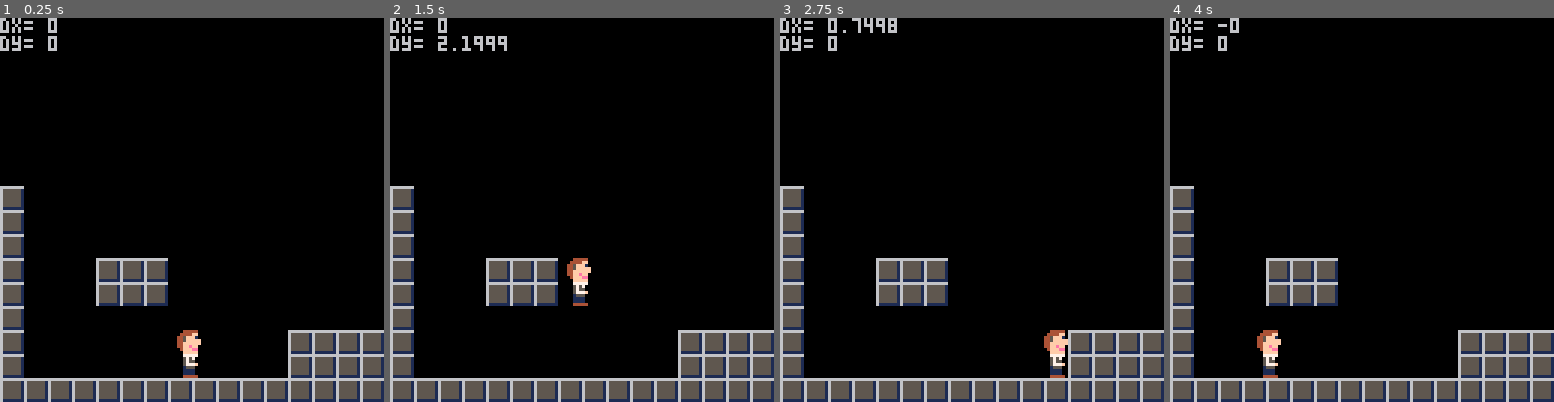
Above: before the commit, frames 1-4 (left to right).
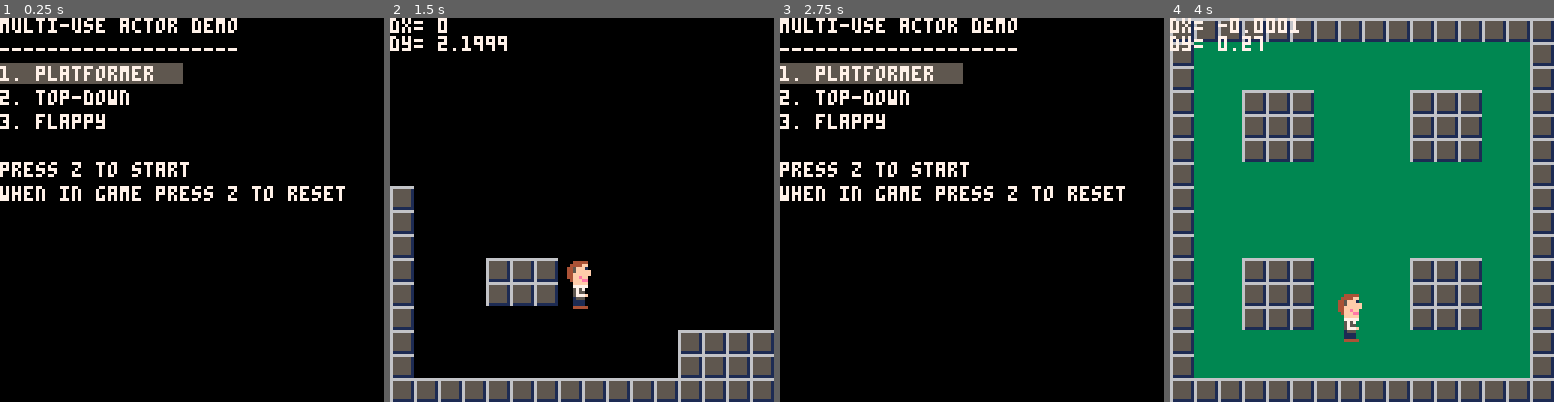
Above: after the commit, the same moments.

Repository: gcoulby/pico-8-reusable-actor
Game: PICO-8 cartridge demo.p8
The game is run twice, just before and just after one commit, with the same random seed, the same clock (stepped at 60 frames per second) and the same inputs.
Inputs:
- Up to frame 1 (0.25 s): no input
- Up to frame 2 (1.5 s): tap X (X key) at 0.33, 1.07 s; tap O (Z key) at 0.7 s
- Up to frame 3 (2.75 s): hold Right 1.6-2.1 s; tap O (Z key) at 1.7, 2.1, 2.5 s; tap X (X key) at 1.85 s; hold Up 2.15-2.42 s; hold Right from 2.47 s (still down)
- Up to frame 4 (4 s): tap O (Z key) at 2.9, 3.3, 3.7 s; tap X (X key) at 2.97 s; release Right at 3.03 s; hold Left 3.08-3.58 s; hold Down 3.63-3.97 s

The runs differ from the first frame. In frame 1, 23% of the frame differs, in the area x 0-100%, y 0-100%; in frame 2, 1.0%; in frame 3, 23%; in frame 4, 88%, in the area x 0-100%, y 0-94%.

Commit message:
added a multi-use demo

Diff:
--- a/main.lua
+++ b/main.lua
@@ -1,3 +1,6 @@
+in_menu = true
+menu_pos = 0
+
 function _init()
     p = actor:new(
     --[[x]]59,
@@ -18,10 +21,83 @@
     --[[slide]]true,
     --[[_type]]type.side
     )
-    MAP_X = 0
 end
 
 function _update60()
+    if(in_menu) then
+        if(btnp(4)) then
+            in_menu = false
+            p.x=59
+            p.y=59
+            if(menu_pos==0) then
+                p.type = type.side
+                p.slide = true
+                p.max_jumps=2
+                p.boost = 6
+                MAP_X = 0
+            elseif(menu_pos==1) then
+                p.type = type.top
+                p.slide = false
+                p.max_jumps=0
+                p.boost = 6
+                MAP_X = 16
+            elseif(menu_pos==2) then
+                p.type = type.side
+                p.slide = false
+                p.max_jumps=-1
+                p.boost=5
+                MAP_X = 32
+            end
+        end
+        if(btnp(0) or btnp(2)) then
+            menu_pos = menu_pos - 1
+            if menu_pos < 0 then
+                menu_pos = 2
+            end
+        end
+        if(btnp(1) or btnp(3)) then
+            menu_pos = menu_pos + 1
+            if menu_pos > 2 then
+                menu_pos = 0
+            end
+        end
+    else
+        if(btnp(4)) then
+            in_menu = true
+        end
+        update_game()
+    end
+end
+
+function _draw()
+    cls()
+    if(in_menu) then
+        draw_menu()
+    else
+        draw_game()
+    end
+end
+
+function draw_menu()
+    cls()
+    rectfill(0, menu_pos*8+15, 60, menu_pos*8+21, 5)
+    print("multi-use actor demo", 0, 0, 7)
+    print("--------------------", 0, 8, 7)
+    print("1. platformer", 0, 16, 7)
+    print("2. top-down", 0, 24, 7)
+    print("3. flappy", 0, 32, 7)
+
+    print("press z to start", 0, 48, 7)
+    print("when in game press z to reset", 0, 56, 7)
+end
+
+function draw_game()
+    map(MAP_X, MAP_Y)
+    p.print()
+    p.draw()
+end
+
+function update_game()
     local a = 0
     local b = 0
     if(btn(0)) then
@@ -43,11 +119,3 @@
     p.moveY(b)
     p.update()
 end
-
-function _draw()
-    cls()
-    map(MAP_X, MAP_Y)
-
-    p.print()
-    p.draw()
-end
